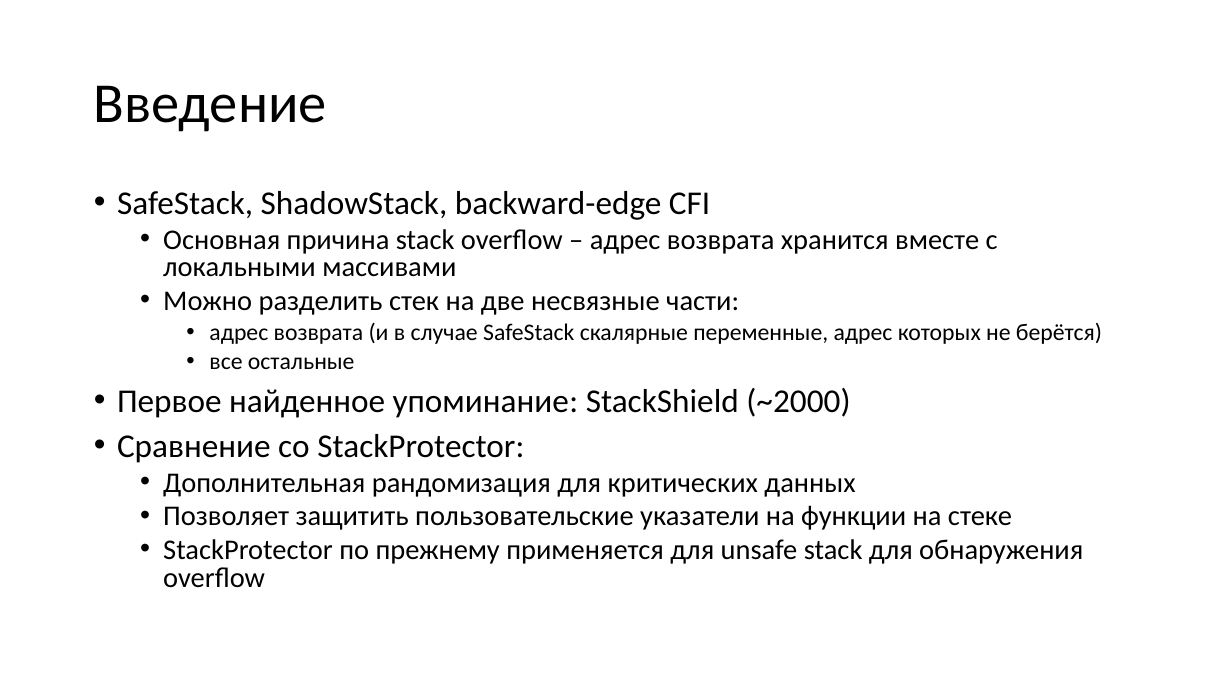
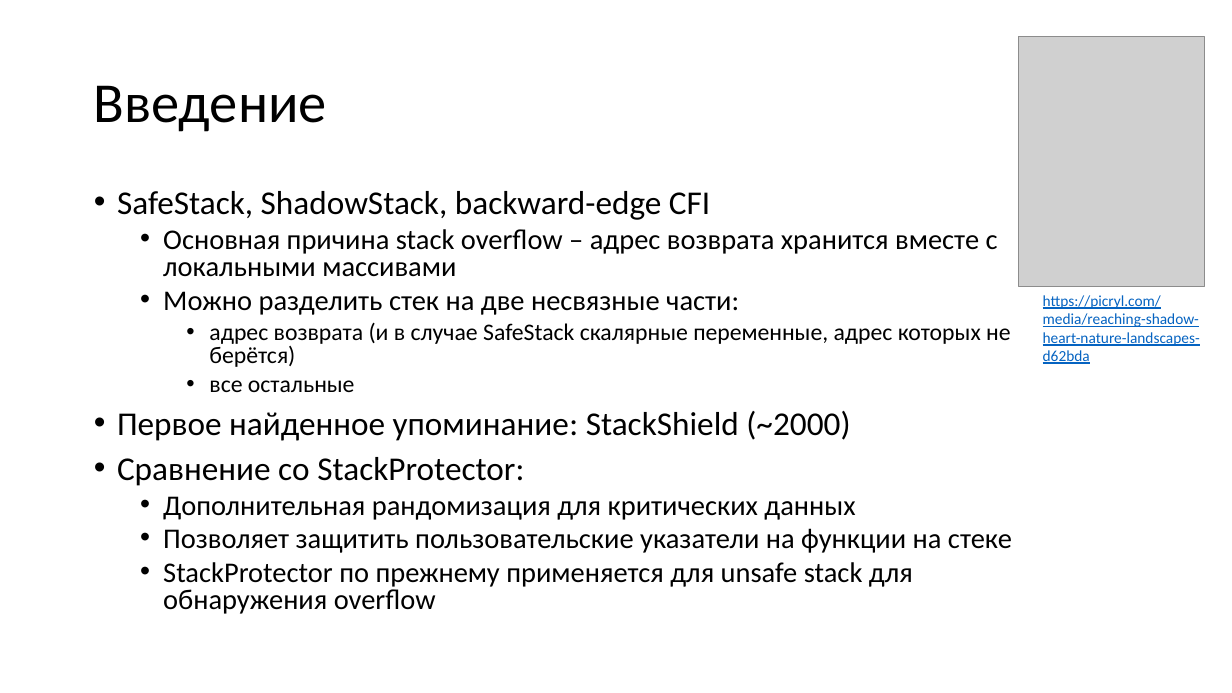
Before and after one commit to yugr/slides, a slide deck: slide 21 of CppZeroCost/2025/RU.pptx. Drawn at 1232x693 pixels with LibreOffice and Linux fonts; fonts in the diff are those of the drawing; grey boxes stand for pictures. Boxes give left, top, right and bottom in pixels: in the first picture for what was removed or moved away, otherwise in the second. Text is boxed around its words. In the diff, an @@ line names an element or a change of style, - is before the commit and + after.

```diff
--- a/CppZeroCost/2025/RU.pptx
+++ b/CppZeroCost/2025/RU.pptx
@@ picture added at bbox=[1019, 37, 1205, 287] @@
@@ text "SafeStack, ShadowStack, backward-edge CFI" rewrapped from bbox=[117, 191, 1102, 588] to bbox=[117, 191, 1012, 614] @@
@@ text added at bbox=[1043, 295, 1200, 364], 12 pt, text #0563C1, underline @@
+https://picryl.com/media/reaching-shadow-heart-nature-landscapes-d62bda
```
Also in this commit, not shown: 3 other slides changed, 2 other files.
